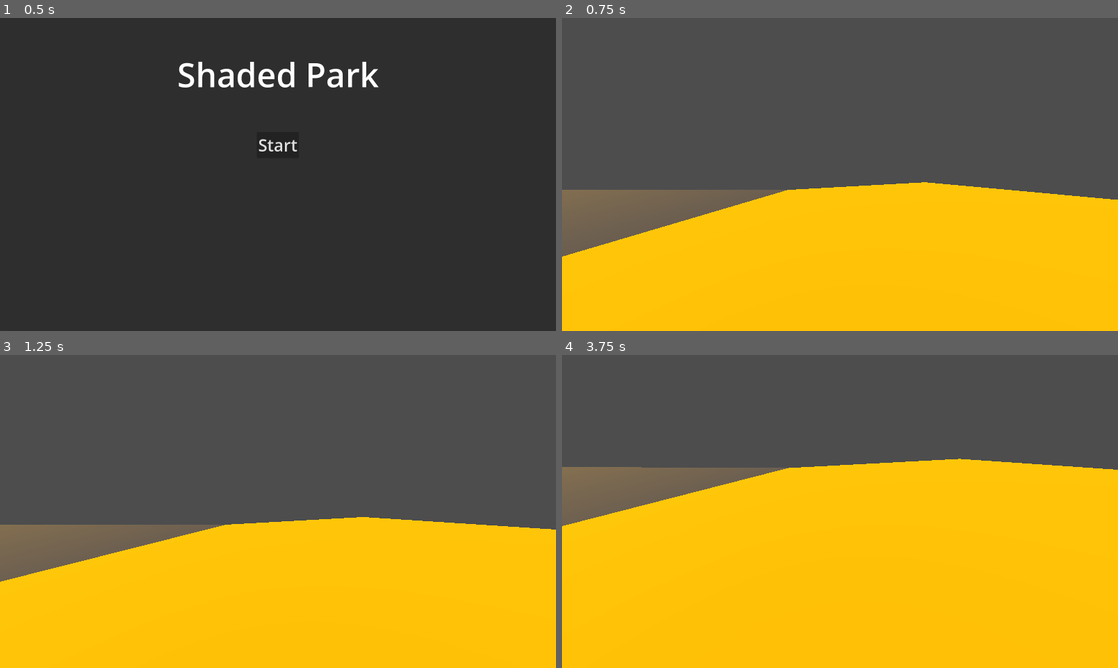
Above: before the commit, frames 1-4 (two rows, left to right).
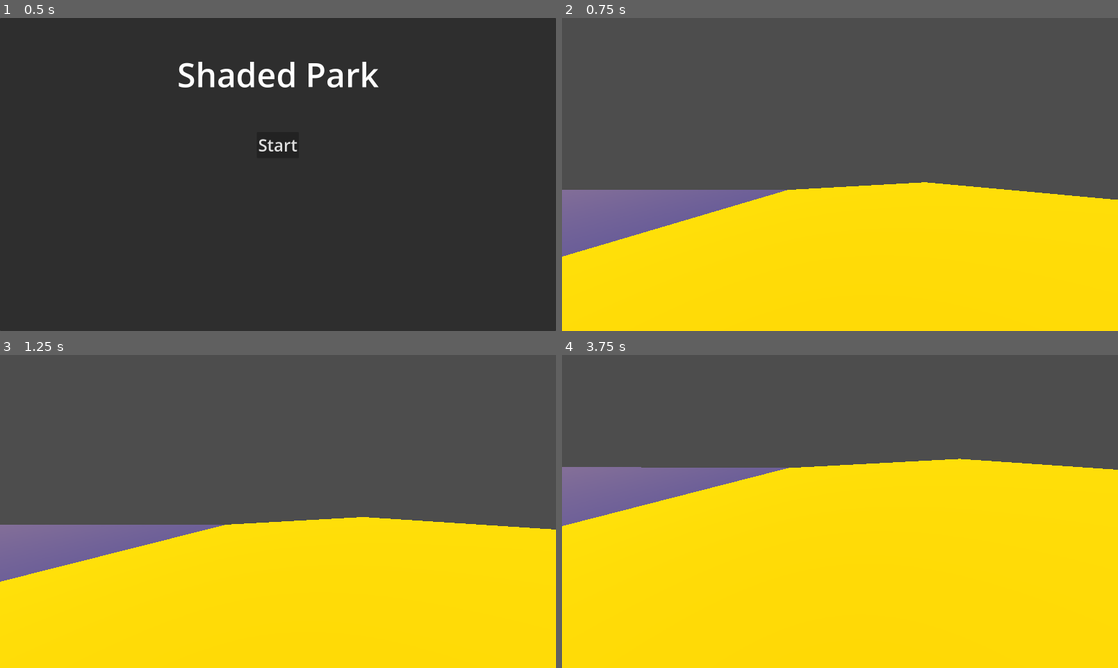
Above: after the commit, the same moments.

Repository: Spooked2/Shaded-Park
Game: Godot game, scene res://main_menu.tscn
The game is run twice, just before and just after one commit, with the same random seed, the same clock (stepped at 60 frames per second) and the same inputs.
Inputs (mouse positions are in pixels of both pictures, inside the frame that each line leads up to):
- Up to frame 1 (0.5 s): no input
- Up to frame 2 (0.75 s): click "Start" at 0.5 s
- Up to frame 3 (1.25 s): no input
- Up to frame 4 (3.75 s): tap Enter at 1.25 s; move the mouse to (867, 511) at 1.27 s; hold W (move_forward) from 1.28 s (still down); move the mouse to (812, 511) at 2.02 s; tap Space at 2.75 s; move the mouse to (851, 505) at 2.77 s; move the mouse to (834, 517) at 3.52 s

Frame 1 is identical in both runs. In frame 2, 45% of the frame differs, in the area x 0-100%, y 52-100%; in frame 3, 46%; in frame 4, 65%, in the area x 0-100%, y 33-100%.

Commit message:
ADD world environment node to beach scene for better preview

Diff:
--- a/levels/beach/beach.tscn
+++ b/levels/beach/beach.tscn
@@ -3,6 +3,9 @@
 [ext_resource type="Shader" uid="uid://bgq8astuw5c5g" path="res://assets/shaders/beach/sand.gdshader" id="1_h5dy1"]
 [ext_resource type="Shader" uid="uid://v78gugtikg7c" path="res://assets/shaders/beach/ocean.gdshader" id="1_hrlhh"]
 [ext_resource type="PackedScene" uid="uid://b37vsb5jvvn11" path="res://entities/player/player.tscn" id="1_k8g7j"]
+
+[sub_resource type="Environment" id="Environment_k8g7j"]
+background_color = Color(0.3372549, 0.39607844, 0.49019608, 1)
 
 [sub_resource type="ShaderMaterial" id="ShaderMaterial_k8g7j"]
 render_priority = 0
@@ -22,8 +25,8 @@
 
 [node name="Beach" type="Node3D" unique_id=1092459270]
 
-[node name="Player" parent="." unique_id=935656786 instance=ExtResource("1_k8g7j")]
-transform = Transform3D(1, 0, 0, 0, 1, 0, 0, 0, 1, -0.56738985, 1.4191153, 0)
+[node name="WorldEnvironment" type="WorldEnvironment" parent="." unique_id=341217798]
+environment = SubResource("Environment_k8g7j")
 
 [node name="Sun" type="DirectionalLight3D" parent="." unique_id=598865741]
 transform = Transform3D(-2.5859883e-08, 0.80622774, -0.59160525, 3.5241342e-08, 0.59160525, 0.8062278, 1, -7.1054265e-15, -4.3711395e-08, -132.8423, 375.9306, -82.95094)
@@ -31,6 +34,9 @@
 light_energy = 8.0
 light_angular_distance = 0.5
 shadow_enabled = true
+
+[node name="Player" parent="." unique_id=935656786 instance=ExtResource("1_k8g7j")]
+transform = Transform3D(1, 0, 0, 0, 1, 0, 0, 0, 1, -0.56738985, 1.4191153, 0)
 
 [node name="Sand" type="StaticBody3D" parent="." unique_id=22225938]
 
